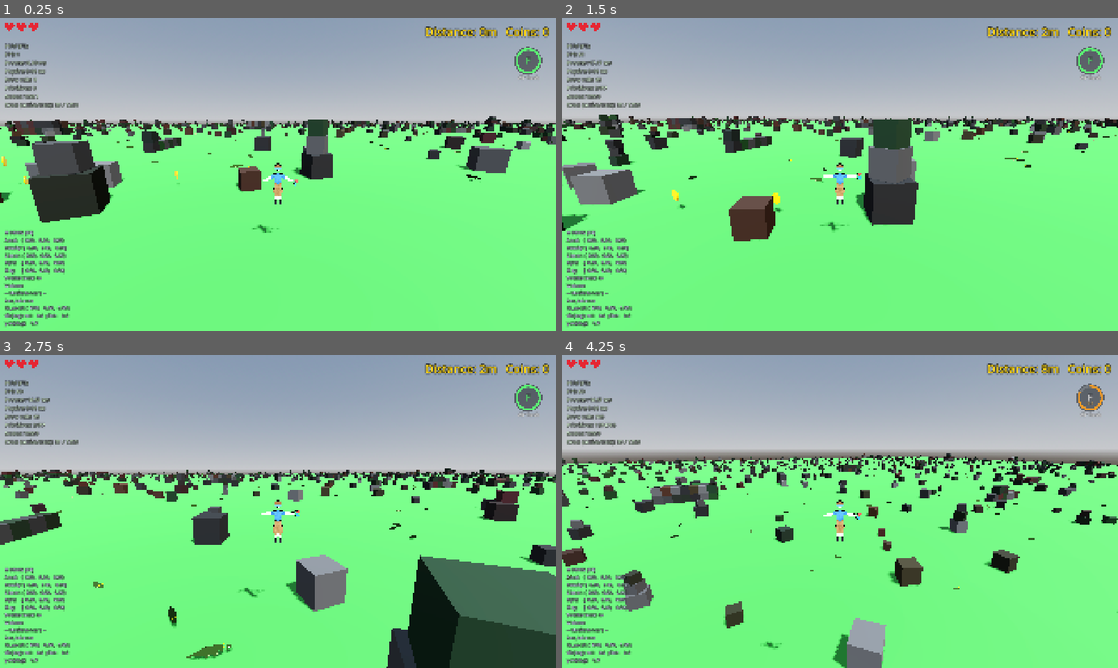
Above: before the commit, frames 1-4 (two rows, left to right).
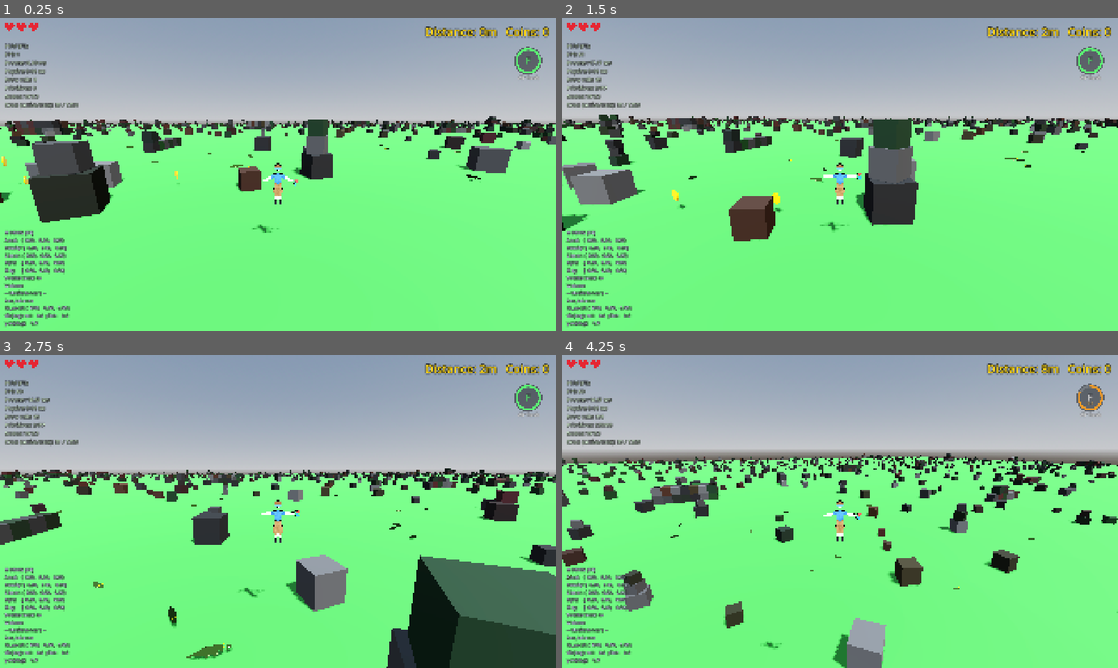
Above: after the commit, the same moments.

Repository: korjavin/godot-test1
Game: Godot game, scene res://scenes/main.tscn
Same seed, same stepped clock (60 frames per second), same inputs: the game is played once before the commit and once after it.
Inputs (mouse positions are in pixels of both pictures, inside the frame that each line leads up to):
- Up to frame 1 (0.25 s): no input
- Up to frame 2 (1.5 s): tap Enter (ui_accept) at 0.5 s; move the mouse to (867, 174) at 0.52 s; hold Shift (run) 0.53-1.28 s; hold W (move_forward) from 0.53 s (still down); tap Space (jump) at 0.77, 1.07 s; move the mouse to (812, 174) at 1.27 s; tap Ctrl (duck) at 1.35 s
- Up to frame 3 (2.75 s): keep holding W (move_forward); tap Space (jump) at 1.52, 1.82 s; tap Shift (run) at 1.55 s; move the mouse to (289, 505) at 2.02 s; hold Shift (run) from 2.03 s (still down)
- Up to frame 4 (4.25 s): keep holding W (move_forward); move the mouse to (834, 517) at 2.77 s; release Shift (run) at 2.78 s; tap F (special_ability) at 2.85 s; tap Space (jump) at 3.02, 3.32, 3.77, 4.07 s; tap Shift (run) at 3.05, 3.8 s; move the mouse to (878, 514) at 3.52 s; hold R (switch_character) from 3.53 s (still down)

The runs differ from the first frame. In frame 1, less than 0.1% of the frame differs, in the area x 4-100%, y 24-41%; in frame 2, less than 0.1%; in frame 3, less than 0.1%; in frame 4, 0.2%, in the area x 0-98%, y 19-52%.

Commit message:
feat: crocodile perf — remove dead HitBox, disable physics dispatch on slept crocs, 60m draw-range cull

Diff:
--- a/scenes/characters/piglet_crocodile.tscn
+++ b/scenes/characters/piglet_crocodile.tscn
@@ -6,9 +6,6 @@
 [sub_resource type="CapsuleShape3D" id="CapsuleShape3D_1"]
 radius = 0.16
 height = 1.4
-
-[sub_resource type="SphereShape3D" id="SphereShape3D_1"]
-radius = 0.25
 
 [node name="PigletCrocodile" type="CharacterBody3D" groups=["crocodile", "enemy"]]
 collision_layer = 2
@@ -21,11 +18,3 @@
 [node name="CollisionShape3D" type="CollisionShape3D" parent="."]
 transform = Transform3D(1, 0, 0, 0, 0, -1, 0, 1, 0, 0, 0.16, 0)
 shape = SubResource("CapsuleShape3D_1")
-
-[node name="HitBox" type="Area3D" parent="."]
-collision_layer = 2
-collision_mask = 1
-
-[node name="HitBoxShape" type="CollisionShape3D" parent="HitBox"]
-transform = Transform3D(1, 0, 0, 0, 1, 0, 0, 0, 1, 0, 0.15, 0)
-shape = SubResource("SphereShape3D_1")
--- a/scripts/crocodile_lod_manager.gd
+++ b/scripts/crocodile_lod_manager.gd
@@ -4,8 +4,8 @@
 ## This is Task 3 of the web-performance-optimization plan. The world spawns a
 ## LOT of crocodiles (roughly one thousand active across the loaded chunks), and
 ## every one of them runs a full physics+AI step every frame — gravity, chase
-## scanning, obstacle-avoidance raycasts, move_and_slide, body animation, plus a
-## monitoring HitBox Area3D. The overwhelming majority of those crocodiles are
+## scanning, obstacle-avoidance raycasts, move_and_slide and body animation.
+## The overwhelming majority of those crocodiles are
 ## nowhere near the player and could never affect the game this frame, yet they
 ## cost the same as the few that matter. That wasted CPU/physics work is the main
 ## cause of the in-browser stutter.
--- a/scripts/piglet_crocodile_ai.gd
+++ b/scripts/piglet_crocodile_ai.gd
@@ -55,6 +55,17 @@
 ## Detection radius - distance at which crocodile can "smell" the player
 const DETECTION_RADIUS: float = 15.0
 
+## Visual draw cull: past this distance the crocodile's MESHES stop being drawn
+## (visibility_range_end on every GeometryInstance3D in the model subtree). This
+## is a pure RENDERING cull — the crocodile entity itself stays alive and counted;
+## the LOD manager sleeps its SIMULATION separately at 45/50 m. Entity counts are
+## unchanged: nothing is removed, meshes just skip the draw when far away. 60 m is
+## deliberately wider than the 50 m sleep radius so a visible crocodile is never a
+## frozen-mid-stride sleeper close up, and the universal depth fog hides the pop.
+const VISUAL_CULL_DISTANCE: float = 60.0
+## Fade margin for the cull boundary (Godot hysteresis band, avoids flicker).
+const VISUAL_CULL_MARGIN: float = 8.0
+
 ## Time between direction changes (in seconds)
 const DIRECTION_CHANGE_INTERVAL: float = 4.0
 
@@ -204,9 +215,9 @@
 ## LOD (simulation level-of-detail) gate. When true, this crocodile runs its full
 ## per-frame AI/physics step exactly as before. When false, it is "asleep": the
 ## central CrocodileLODManager has decided it is too far from the player to
-## possibly matter this frame, so _physics_process cheap-returns (which is also
-## what makes a slept croc harmless — see set_lod_active) and the HitBox stops
-## monitoring as a cheap cleanup. Defaults to TRUE so a crocodile spawned before the manager's
+## possibly matter this frame, so _physics_process is disabled entirely (with a
+## cheap-return backstop at its top — see set_lod_active, which is also what makes
+## a slept croc harmless). Defaults to TRUE so a crocodile spawned before the manager's
 ## first scan behaves normally for that brief window (the manager will sleep it on
 ## its next tick if it's far away). See crocodile_lod_manager.gd for the contract.
 var lod_active: bool = true
@@ -277,30 +288,45 @@
 	if model:
 		model_base_scale = model.scale
 		model_base_y = model.position.y
+		# One walk over the model subtree applies all per-mesh styling (draw cull
+		# today; shared toon materials later reuse this same walk).
+		_style_model_meshes(model)
 
 	# Find the player node (defer to allow scene to fully load)
 	call_deferred("_find_player")
+
+
+func _style_model_meshes(node: Node) -> void:
+	"""
+	Recursively apply per-mesh styling to every GeometryInstance3D under the model.
+
+	Currently that is the visual draw-range cull: beyond VISUAL_CULL_DISTANCE the
+	renderer simply skips drawing these meshes (works in gl_compatibility too).
+	This changes RENDERING only — the crocodile body, its AI, and its collision
+	all stay exactly as they were; the LOD manager's sleep radius handles the
+	simulation side independently. Entity counts are never reduced by this.
+	"""
+	if node is GeometryInstance3D:
+		node.visibility_range_end = VISUAL_CULL_DISTANCE
+		node.visibility_range_end_margin = VISUAL_CULL_MARGIN
+	for child in node.get_children():
+		_style_model_meshes(child)
 
 
 func _physics_process(delta: float) -> void:
 	"""Update movement, body animation and collisions every physics frame."""
 	# ------------------------------------------------------------------------
-	# LOD SLEEP GATE (simulation level-of-detail)
+	# LOD SLEEP GATE (simulation level-of-detail) — BACKSTOP ONLY
 	# ------------------------------------------------------------------------
-	# If the CrocodileLODManager has slept this crocodile (it is far from the
-	# player and can't matter this frame), do the absolute minimum and bail out
-	# BEFORE any of the expensive work: chase scanning, wander steering, obstacle
-	# raycasts, confinement steering, move_and_slide, collision handling, platform
-	# clamping and body animation are ALL skipped while asleep.
-	#
-	# We freeze the body completely by zeroing velocity and NOT calling
-	# move_and_slide — a slept crocodile simply stays exactly where it was. We do
-	# not even apply gravity here: distant crocodiles were already standing on the
-	# terrain when they fell asleep, and skipping gravity (rather than letting them
-	# drift down without collision resolution) is what keeps them perfectly put.
-	# Every other piece of state (heading, chase flags, phases, confinement) is
-	# preserved untouched, so when the manager wakes this crocodile again it
-	# resumes seamlessly — whether it's a wanderer or a confined patrol crocodile.
+	# Normally this never runs while asleep: set_lod_active(false) disables the
+	# _physics_process callback entirely via set_physics_process(false), so a
+	# slept crocodile costs zero script dispatches per tick. This early-return is
+	# kept purely as a defensive backstop — if anything ever re-enables physics
+	# processing on a slept crocodile, we still freeze in place (zero velocity,
+	# no move_and_slide, no gravity — a distant croc was already standing on the
+	# terrain, and skipping gravity is what keeps it perfectly put) instead of
+	# half-simulating. Every other piece of state (heading, chase flags, phases,
+	# confinement) is preserved untouched, so waking resumes seamlessly.
 	if not lod_active:
 		velocity = Vector3.ZERO
 		return
@@ -590,23 +616,22 @@
 	Called by the central CrocodileLODManager only when the awake/asleep decision
 	actually changes, so the transition work below runs at most once per change.
 
-	What actually keeps a sleeping crocodile from harming the player is storing the
-	flag: _physics_process reads `lod_active` at the very top and cheap-returns while
-	asleep, which means the crocodile never runs move_and_slide nor _handle_collisions
-	— and _handle_collisions (reading get_slide_collision()) is the ONLY code path that
-	calls player.reset_position(). So the early-return alone makes a slept crocodile
-	harmless; no contact damage can occur.
-
-	The HitBox Area3D's monitoring is toggled here too, but purely as a cheap cleanup:
-	nothing connects to the HitBox's body_entered/area_entered signals (grep confirms
-	no such connection in this script or piglet_crocodile.tscn), so the HitBox does not
-	itself drive any damage. Turning monitoring off on a sleeping crocodile just saves
-	the physics server from tracking ~1,200 idle Area3Ds; turning it back on when awake
-	costs nothing. It's harmless to keep, but it is NOT the safety mechanism.
-
-	We touch the HitBox with set_deferred() because monitoring can't be flipped
-	mid-physics-step safely; deferring applies it at a safe point. We also only do
-	the HitBox work on a genuine state change to avoid redundant deferred calls.
+	What actually keeps a sleeping crocodile from harming the player is that its
+	physics step never runs: set_physics_process(false) below stops the engine from
+	dispatching _physics_process at all, which means the crocodile never runs
+	move_and_slide nor _handle_collisions — and _handle_collisions (reading
+	get_slide_collision()) is the ONLY code path that calls player.reset_position().
+	So a slept crocodile is harmless; no contact damage can occur.
+
+	Why set_physics_process instead of relying only on the early-return inside
+	_physics_process? With ~460 slept crocodiles, even a cheap-return still costs
+	~460 script dispatches (engine→GDScript call overhead) every physics tick.
+	Disabling the callback removes those dispatches entirely; the early-return
+	stays in _physics_process purely as a backstop in case something else ever
+	re-enables processing on a slept crocodile.
+
+	We still zero velocity here (not just in the backstop) so the freeze is
+	immediate — the body holds exactly its current spot from this frame on.
 	"""
 	# No-op if nothing actually changed (defensive; the manager already guards this).
 	if active == lod_active:
@@ -614,16 +639,11 @@
 
 	lod_active = active
 
-	# Toggle the hostile trigger to match the new state. Guard that the node exists
-	# (every PigletCrocodile scene has $HitBox, but stay robust if a variant doesn't).
-	var hitbox := get_node_or_null("HitBox")
-	if hitbox:
-		# Deferred so we never change monitoring in the middle of physics resolution.
-		# Asleep → stop monitoring (frees the physics server from tracking an idle
-		# Area3D). Awake → resume. This is a cheap cleanup, NOT the harm-prevention
-		# safety: the _physics_process early-return is what stops a slept croc from
-		# ever running the collision code that damages the player (see set_lod_active).
-		hitbox.set_deferred("monitoring", active)
+	# Stop (or resume) the per-tick physics callback itself. Asleep → the engine
+	# never calls _physics_process on this crocodile, saving the script dispatch.
+	set_physics_process(active)
+	if not active:
+		velocity = Vector3.ZERO
 
 
 # ============================================================================
Not shown: 1 places in scenes/characters/piglet_crocodile.tscn that only renumber resources
Not shown, changed: docs/plans/20260814-rendering-perf-look.md
